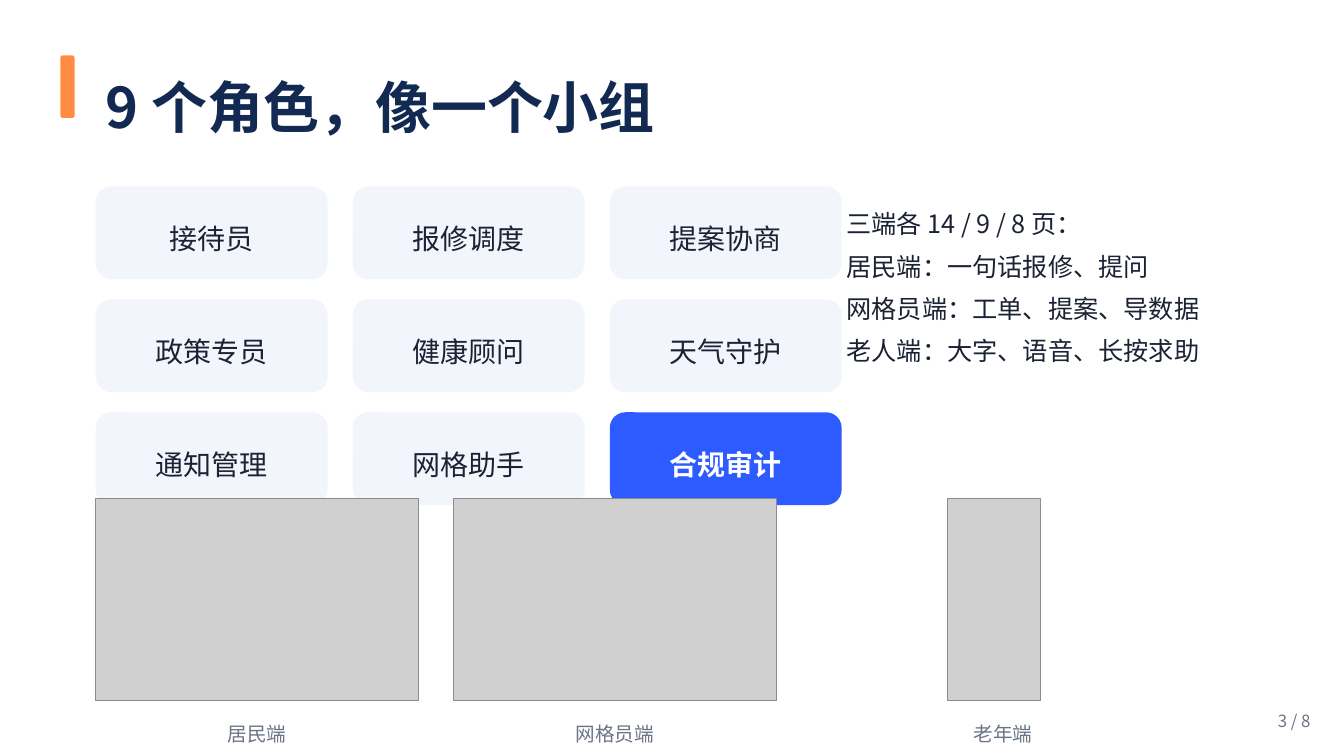
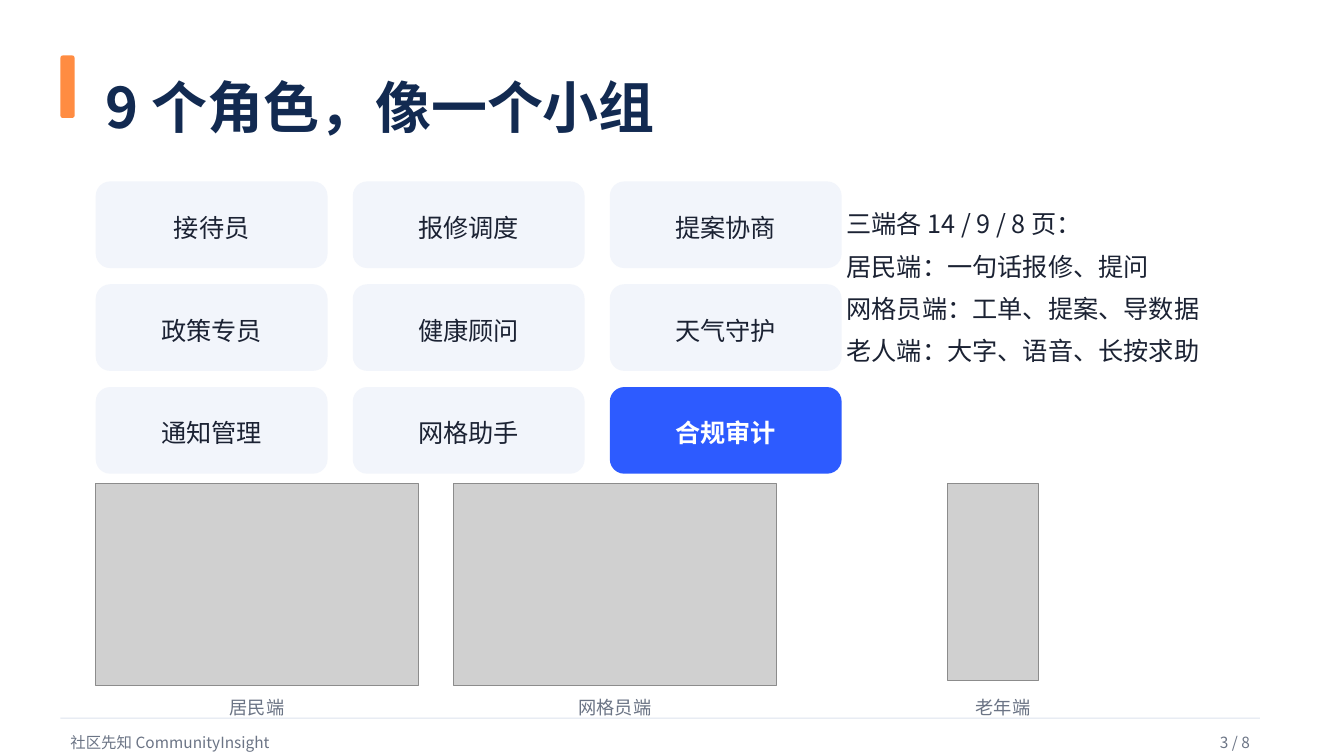
Before and after one commit to woshuofengsu/campus-insight-agent, a slide deck: slide 3 of docs/competition/9月22日路演-社区先知.pptx. Drawn at 1344x756 pixels with LibreOffice and Linux fonts; fonts in the diff are those of the drawing; grey boxes stand for pictures. Boxes give left, top, right and bottom in pixels: in the first picture for what was removed or moved away, otherwise in the second. Text is boxed around its words. In the diff, an @@ line names an element or a change of style, - is before the commit and + after.

Commit message:
PPT 全面优化（15 页版）：补齐功能/架构/问答三页缺口 + 统一页脚 + 封面信息
用户要求"完美全面"，且明确"不现场演示、全放进 PPT"。本轮从"评委在没有讲解的情况下翻这份 PPT
能不能看懂"出发，补齐了内容缺口并统一了视觉规范。

一、新增 3 页关键内容（原来这几块只在口播里，PPT 上看不到）
- 附录·现在能用的功能（8 项，2 列卡片）：报修全状态机 / 提案全生命周期 / 通知四类 /
  政策问答带出处 / 健康不诊断并转人工 / 天气→健康→通知联动 / 网格员 AI 助手与导出 / 转人工处理包
- 附录·它是怎么搭起来的：用形状画架构图（三端 → FastAPI 主服务 → 9 个角色 → 本地 SQLite），
  标注"手机号 AES-256-GCM 加密 · 全流程留痕"，不依赖任何外部图片
- 附录·最常被问的四个问题：是不是真多智能体 / 数据是否真实 / 有人用过吗 / 商业模式
  （答案全部按给定事实写，含"没有试点、没验证过定价"这类诚实回答）

二、视觉规范统一
- **统一页脚**：每页一条细分隔线 + 左侧项目名 + 右侧页码（正文 8 页与附录页都带）
- 封面补：9·22 中关村软件园 OPC 沙龙 + 迷你目录条"痛点 → 方案 → 五步流程 → 数字与诉求"
- 第 3 页重排（角色九宫格行高收紧），为三端缩略图腾出空间，避免与页脚挤压

三、讲者备注扩展到全部 15 页（原来 9 页）
- 含备用页与附录页的用法提示（"被追问 X 时翻到这页"），让"只有 PPT"的人也会用这份材料

四、几何校验继续兜底
- 本轮又抓到第 3 页 4 处遮挡（角色九宫格第 3 行压到缩略图），调整行高后复跑 **问题条目 0 ✅**
- 另修 build_ppt.py 的统计文案（原来写"附录 2 页"，实际 5 页）

产物：docs/competition/9月22日路演-社区先知.pptx（15 页 = 正文 8 + 备用 2 + 附录 5，
      16 张内嵌截图，15 页带讲者备注，1.56MB）
      docs/competition/pdf/9月22日路演-PPT预览.pdf（15 页，真 PowerPoint 导出，706KB）
验证：ruff 0 · verify_ppt 0 问题 · 真 PowerPoint 打开成功并导出预览

```diff
--- a/docs/competition/9月22日路演-社区先知.pptx
+++ b/docs/competition/9月22日路演-社区先知.pptx
@@ rounded rectangle: place and size @@
-rounded rectangle at [96, 187, 328, 279]
+rounded rectangle at [96, 181, 328, 268]
@@ text "接待员": place and size @@
-text "接待员" at [170, 225, 254, 252]
+text "接待员" at [174, 216, 250, 239]
@@ rounded rectangle: place and size @@
-rounded rectangle at [353, 187, 585, 279]
+rounded rectangle at [353, 181, 585, 268]
@@ text "报修调度": place and size @@
-text "报修调度" at [413, 225, 525, 252]
+text "报修调度" at [418, 216, 519, 239]
@@ rounded rectangle: place and size @@
-rounded rectangle at [610, 187, 842, 279]
+rounded rectangle at [610, 181, 842, 268]
@@ text "提案协商": place and size @@
-text "提案协商" at [670, 225, 782, 252]
+text "提案协商" at [675, 216, 776, 239]
@@ rounded rectangle: place and size @@
-rounded rectangle at [96, 299, 328, 392]
+rounded rectangle at [96, 284, 328, 371]
@@ rounded rectangle: place and size @@
-rounded rectangle at [353, 299, 585, 392]
+rounded rectangle at [353, 284, 585, 371]
@@ rounded rectangle: place and size @@
-rounded rectangle at [610, 299, 842, 392]
+rounded rectangle at [610, 284, 842, 371]
@@ text "政策专员": place and size @@
-text "政策专员" at [156, 338, 268, 365]
+text "政策专员" at [161, 319, 262, 342]
@@ text "健康顾问": place and size @@
-text "健康顾问" at [413, 338, 525, 365]
+text "健康顾问" at [418, 318, 519, 342]
@@ text "天气守护": place and size @@
-text "天气守护" at [670, 338, 782, 364]
+text "天气守护" at [675, 319, 776, 342]
@@ rounded rectangle: place and size @@
-rounded rectangle at [96, 412, 328, 505]
+rounded rectangle at [96, 387, 328, 474]
@@ rounded rectangle: place and size @@
-rounded rectangle at [353, 412, 585, 505]
+rounded rectangle at [353, 387, 585, 474]
@@ rounded rectangle: place and size @@
-rounded rectangle at [610, 412, 842, 505]
+rounded rectangle at [610, 387, 842, 474]
@@ text "通知管理": place and size @@
-text "通知管理" at [156, 451, 268, 478]
+text "通知管理" at [161, 421, 262, 444]
@@ text "网格助手": place and size @@
-text "网格助手" at [413, 451, 525, 478]
+text "网格助手" at [418, 421, 519, 444]
@@ size 20 to 18 pt in 9 elements at [174, 216, 250, 239], [418, 216, 519, 239], [675, 216, 776, 239], [161, 319, 262, 342], [418, 318, 519, 342], [675, 319, 776, 342], [161, 421, 262, 444], [418, 421, 519, 444], [675, 420, 776, 445] @@
@@ text "合规审计": place and size @@
-text "合规审计" at [670, 451, 782, 478]
+text "合规审计" at [675, 420, 776, 445]
@@ picture: place and size @@
-picture at [96, 499, 418, 701]
+picture at [96, 484, 418, 686]
@@ picture: place and size @@
-picture at [454, 499, 776, 701]
+picture at [454, 484, 776, 686]
@@ picture: place and size @@
-picture at [948, 499, 1041, 701]
+picture at [948, 484, 1038, 681]
@@ text "居民端": place and size @@
-text "居民端" at [228, 724, 287, 743]
+text "居民端" at [230, 699, 285, 716]
@@ size 14 to 13 pt in 3 elements at [976, 699, 1031, 716], [230, 699, 285, 716], [579, 699, 652, 716] @@
@@ text "网格员端": place and size @@
-text "网格员端" at [576, 724, 654, 743]
+text "网格员端" at [579, 699, 652, 716]
@@ text "老年端": place and size @@
-text "老年端" at [973, 724, 1032, 743]
+text "老年端" at [976, 699, 1031, 716]
@@ rectangle added at [60, 718, 1260, 719], fill #DDE3EE @@
@@ text added at [70, 735, 270, 752], 11 pt, text #6B7485 @@
+社区先知 CommunityInsight
@@ text "3 / 8": place and size @@
-text "3 / 8" at [1278, 714, 1310, 727]
+text "3 / 8" at [1220, 736, 1250, 748]
@@ text "3 / 8" at [1220, 736, 1250, 748]: size 12 to 11 pt @@
```
Also in this commit, not shown: 7 other slides changed, 3 slides added, 1 other file.
